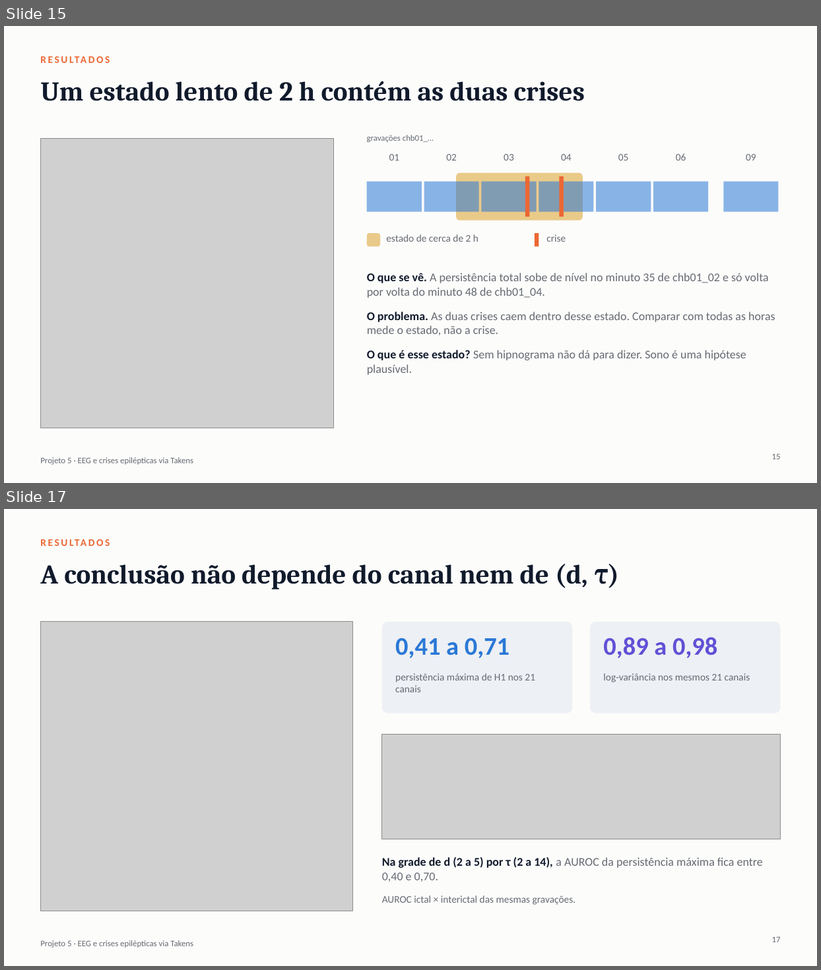
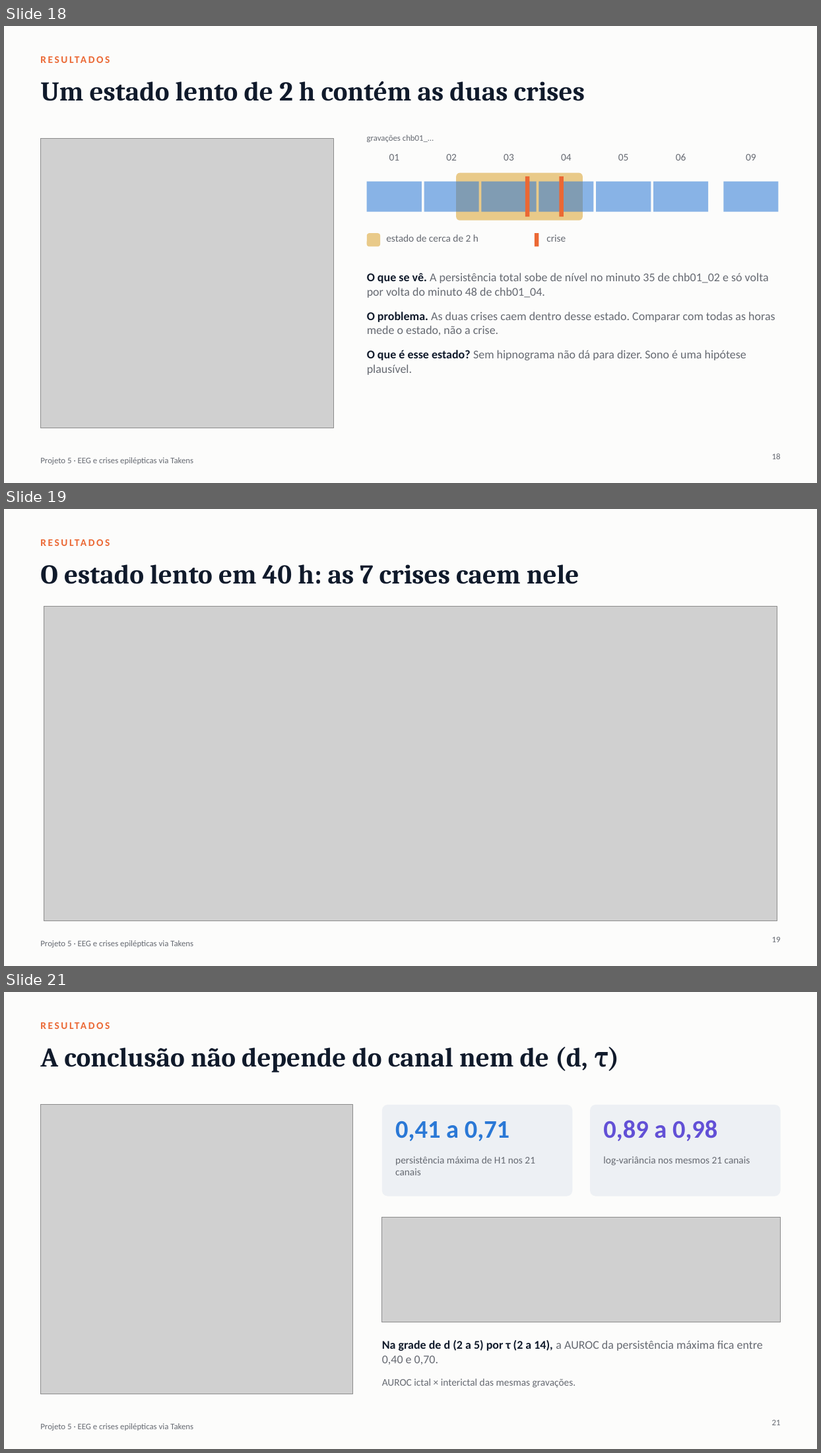
Before and after one commit to emiliodl/trab_final_atd, a slide deck: apresentacao_projeto5_tda.pptx. Shown one above the other, each under a label of ours: slides 15 and 17 before the commit, slides 18, 19 and 21 after it; the slides between them are not shown. The pictures are 821x970 and 821x1453 pixels, drawn with LibreOffice and Linux fonts; fonts in the diff are those of the drawing; grey boxes stand for pictures. Boxes give left, top, right and bottom in pixels: in the first picture for what was removed or moved away, otherwise in the second. Text is boxed around its words. In the diff, an @@ line names an element or a change of style, - is before the commit and + after.

```diff
--- a/apresentacao_projeto5_tda.pptx
+++ b/apresentacao_projeto5_tda.pptx
@@ slide 19 added at <box>4,509,817,966</box>, background #FCFCFB; not listed: 1 template element that a slide beside it also shows @@
@@ text added at <box>40,537,589,555</box>, 12 pt, text #EB6834, bold @@
+RESULTADOS
@@ title added at <box>40,564,580,584</box>, 32 pt, text #101A2B, bold @@
+O estado lento em 40 h: as 7 crises caem nele
@@ picture added at <box>44,607,778,921</box> @@
@@ page number added at <box>772,937,781,943</box>, 10 pt, text #666A72 @@
+19
@@ what was slide 15 is now slide 18 @@
@@ page number at <box>772,454,781,460</box>: text changed @@
-15
+18
@@ what was slide 17 is now slide 21 @@
@@ page number at <box>772,1420,781,1426</box>: text changed @@
-17
+21
```
Also in this commit, not shown: 5 slides changed, 5 other slides added, 1 slide removed, 58 other files.
